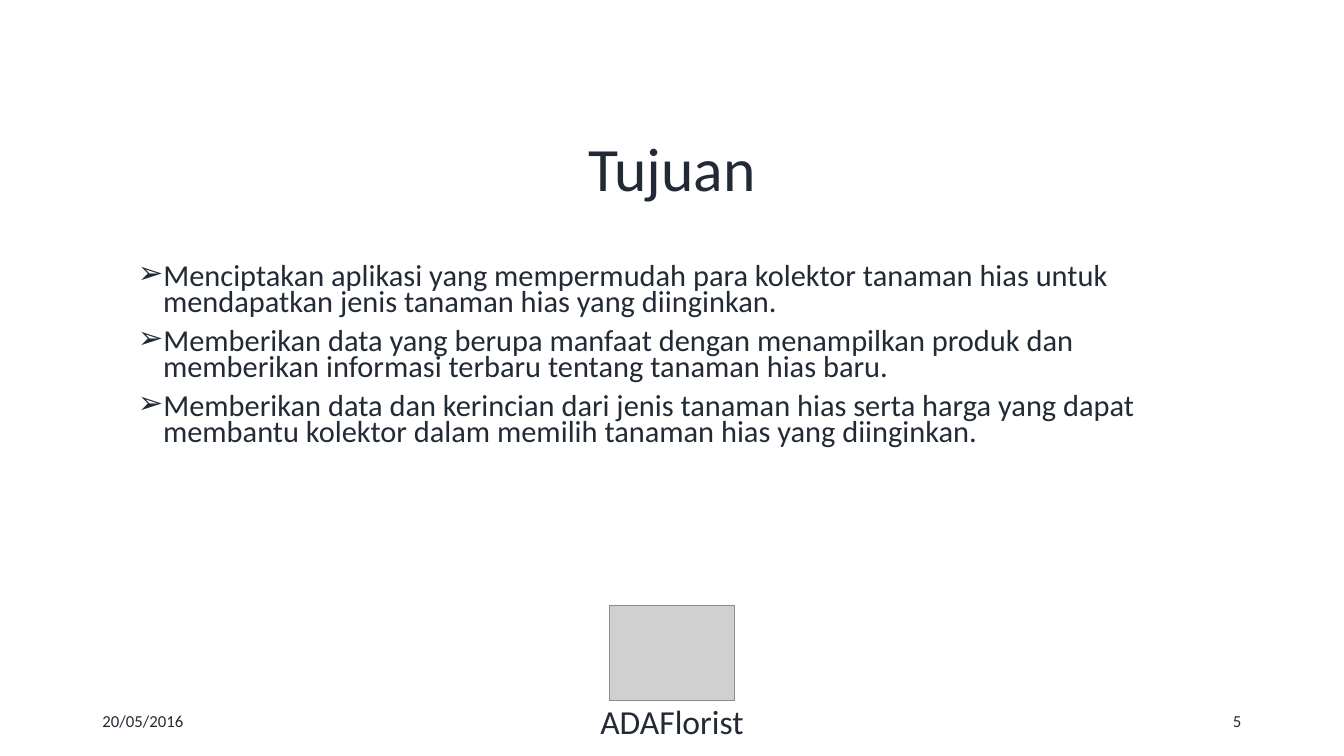
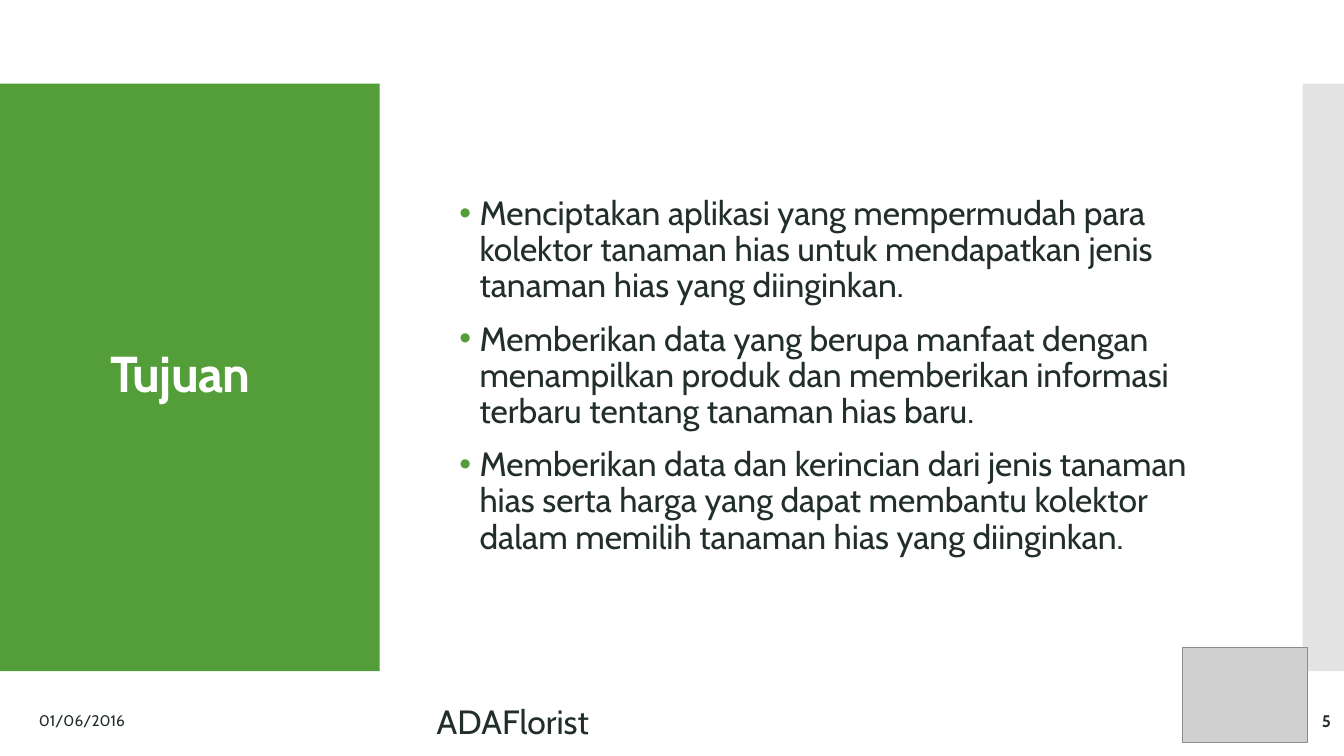
Before and after one commit to iqbalabiyoga/ADAFlorist, a slide deck: slide 5 of Adaflorist(1) - Presentasi.pptx. Drawn at 1344x756 pixels with LibreOffice and Linux fonts; fonts in the diff are those of the drawing; grey boxes stand for pictures. Boxes give left, top, right and bottom in pixels: in the first picture for what was removed or moved away, otherwise in the second. Text is boxed around its words. In the diff, an @@ line names an element or a change of style, - is before the commit and + after.

```diff
--- a/Adaflorist(1) - Presentasi.pptx
+++ b/Adaflorist(1) - Presentasi.pptx
@@ rectangle added at [0,84,380,671], fill #549E39 @@
@@ rectangle added at [1303,84,1344,671], fill #C8C8C8 at 50% opacity @@
@@ text "Menciptakan aplikasi yang mempermudah para ...": place and size @@
-text "Menciptakan aplikasi yang mempermudah para ..." at [163,265,1134,448]
+text "Menciptakan aplikasi yang mempermudah para ..." at [480,199,1187,557]
@@ text "Menciptakan aplikasi yang mempermudah para ..." at [480,199,1187,557]: size 21.7 to 24 pt, font Calibri to Cabin, text colour #222A35 to #223028; bullet ➢ to •; line spacing 0.7 to 0.9; more space between paragraphs; vertical alignment top to middle @@
@@ text "Tujuan": place and size @@
-text "Tujuan" at [588,148,755,202]
+text "Tujuan" at [110,356,250,403]
@@ text "Tujuan" at [110,356,250,403]: size 44 to 36 pt, font Calibri to Cabin, text colour #222A35 to #FFFFFF, letter spacing 0 to -0.6 pt, bold on @@
@@ picture: place and size @@
-picture at [609,606,735,701]
+picture at [1183,647,1309,742]
@@ text at [39,715,125,728]: text changed; size 12 to 11 pt; font Calibri to Cabin; text colour #222A35 to #223028 @@
-20/05/2016
+01/06/2016
@@ text "ADAFlorist": place and size @@
-text "ADAFlorist" at [600,710,743,735]
+text "ADAFlorist" at [437,708,589,735]
@@ text "ADAFlorist" at [437,708,589,735]: font Calibri to Cabin, text colour #222A35 to #223028; alignment centre to left @@
@@ page number: place and size @@
-page number at [1233,716,1241,727]
+page number at [1322,715,1331,727]
@@ page number at [1322,715,1331,727]: font Calibri to Cabin, text colour #222A35 to #223028, bold on @@
```
Also in this commit, not shown: 10 other slides changed, 1 slide added, 6 slides removed.
